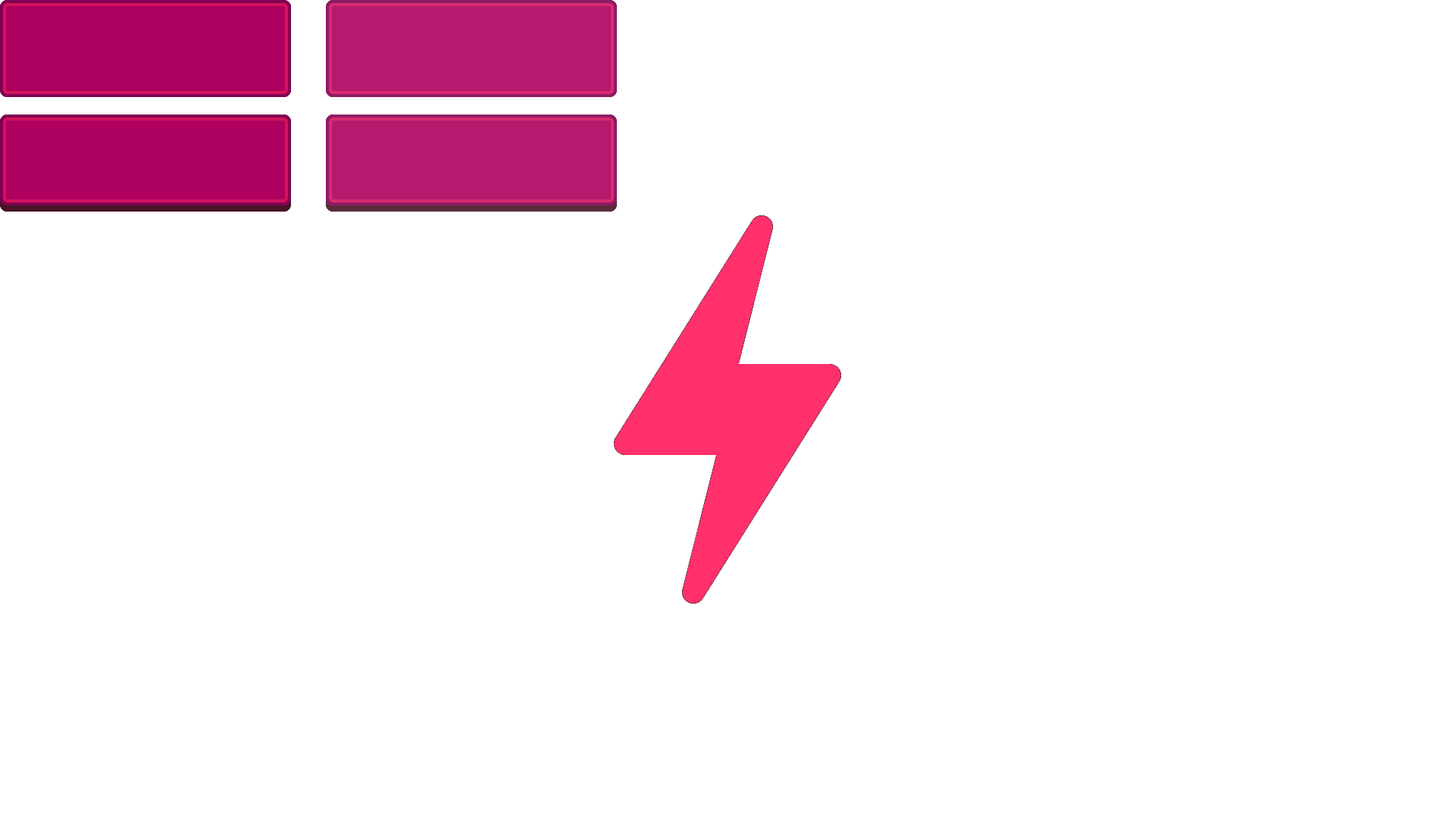
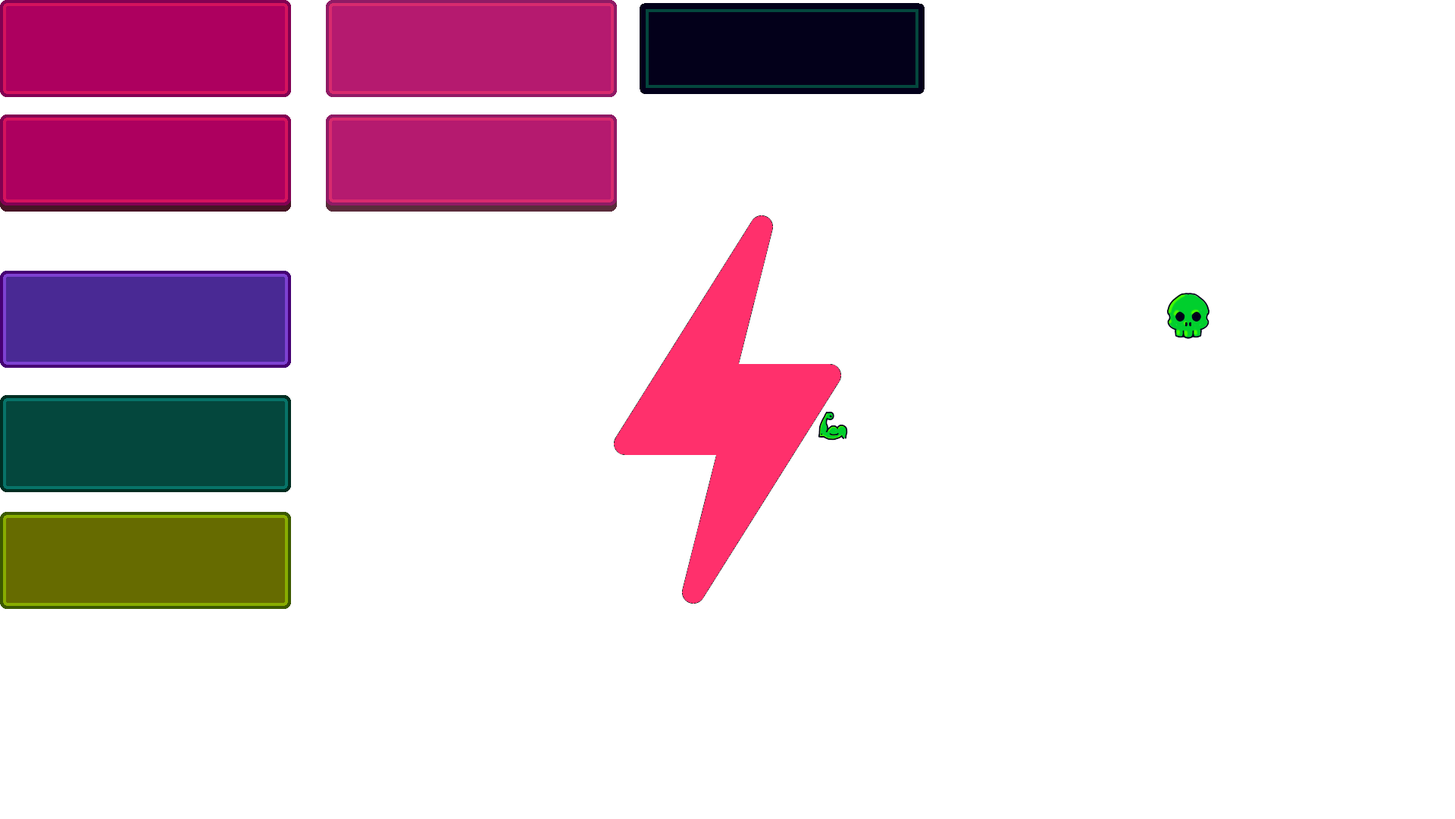
The second 1455x819 image is a revision of the first. Changes to its layers:
added group "Skull" with 2 layers above "Arm" over bbox(1167, 292, 1210, 339)
added layer "Paint Layer 6" in group "Skull" over bbox(1167, 292, 1210, 339)
added layer "Paint Layer 7" in group "Skull" over bbox(1167, 292, 1210, 339)
added group "Arm" with 2 layers above "Paint Layer 2 (pasted)" over bbox(817, 410, 849, 441)
added layer "Paint Layer 4" in group "Arm" over bbox(817, 410, 849, 441)
added layer "Paint Layer 5" in group "Arm" over bbox(817, 410, 849, 441)
added layer "button_rectangle_flat.png" (2nd of 5) above "button_rectangle_flat.png" over bbox(0, 485, 292, 609)
added layer "button_rectangle_flat.png" (3rd of 5) above "button_rectangle_flat.png" over bbox(0, 339, 292, 534)
added layer "button_rectangle_flat.png" (4th of 5) above "button_rectangle_flat.png" over bbox(0, 270, 292, 368)
painted on "button_rectangle_line.png" over bbox(639, 3, 925, 94)
